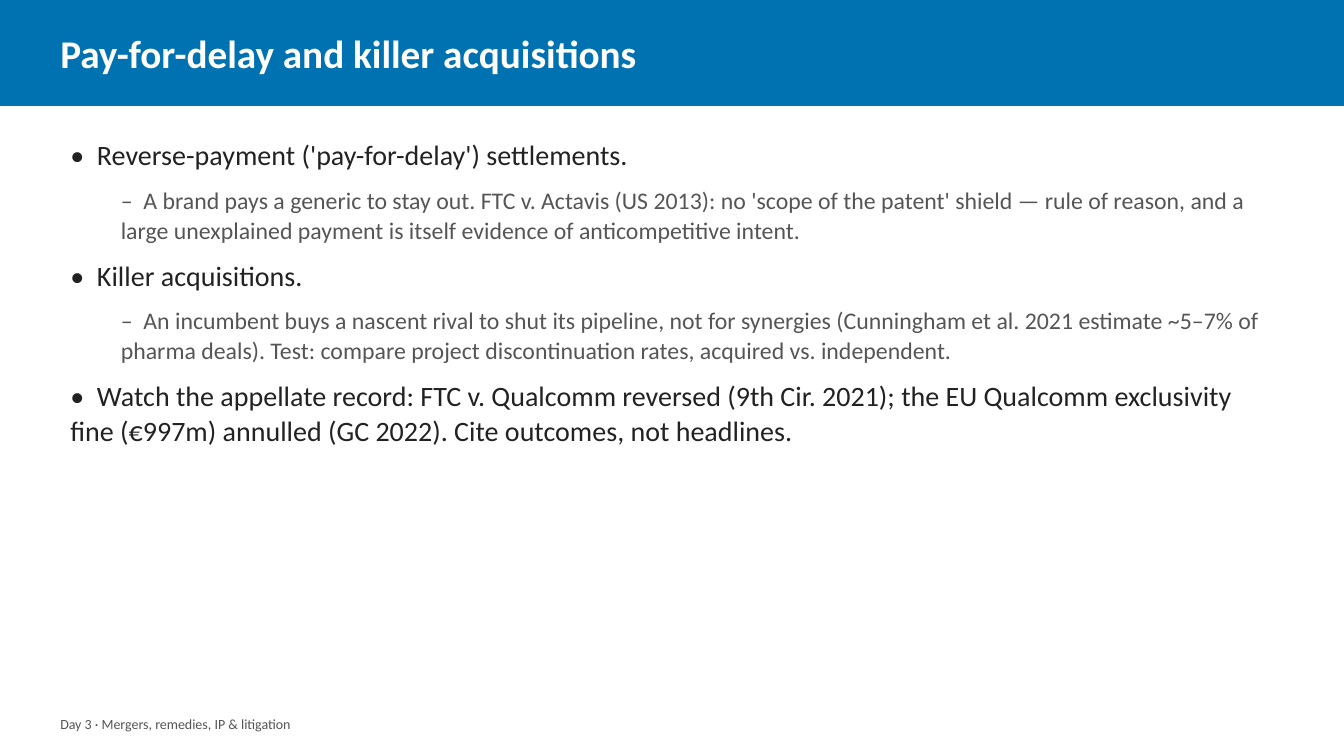
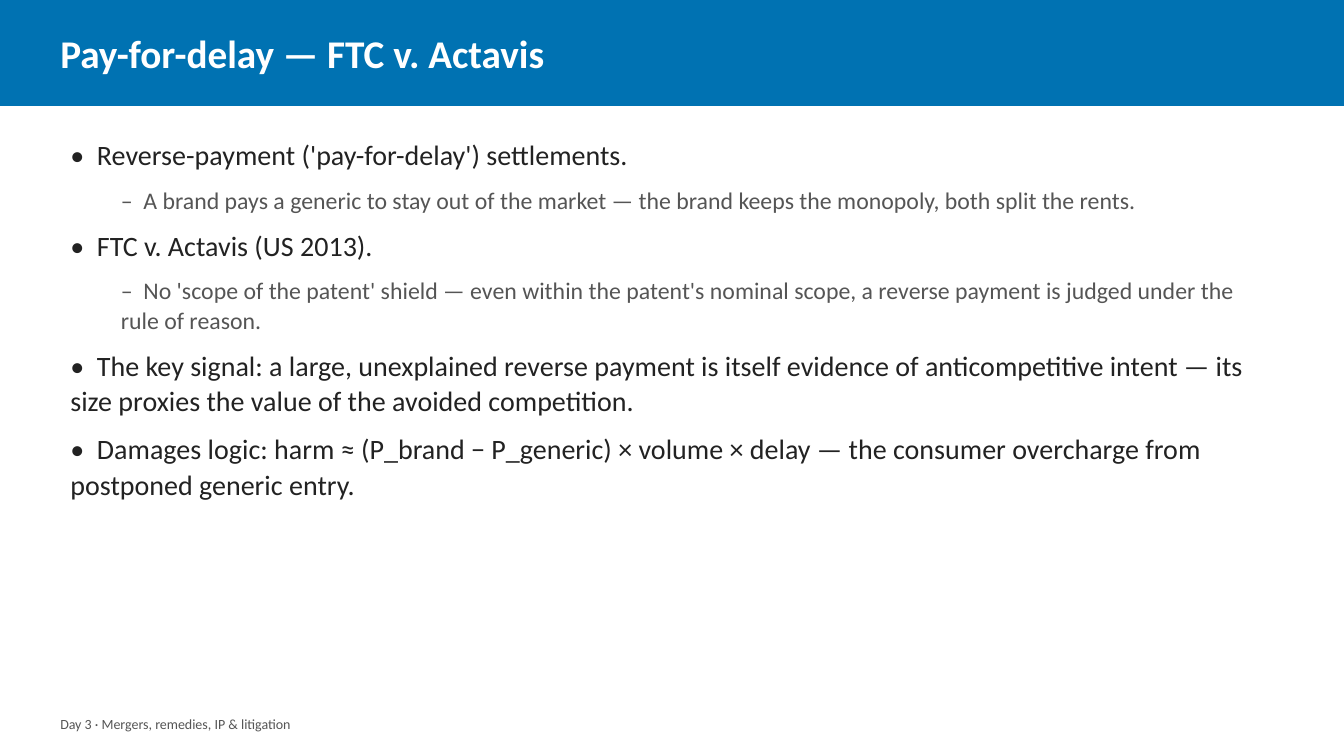
Before and after one commit to laurencehw/antitrust-methods, a slide deck: slide 30 of teaching/slides/day3_mergers_remedies_litigation.pptx (slide 15 before the commit). Drawn at 1344x756 pixels with LibreOffice and Linux fonts; fonts in the diff are those of the drawing. Boxes give left, top, right and bottom in pixels: in the first picture for what was removed or moved away, otherwise in the second. Text is boxed around its words. In the diff, an @@ line names an element or a change of style, - is before the commit and + after.

```diff
--- a/teaching/slides/day3_mergers_remedies_litigation.pptx
+++ b/teaching/slides/day3_mergers_remedies_litigation.pptx
@@ text at (60,40,544,74): text changed @@
-Pay-for-delay and killer acquisitions
+Pay-for-delay — FTC v. Actavis
@@ text at (70,192,1243,500): text changed; size 17 to 20 pt; text colour #555555 to #222222 @@
-  – A brand pays a generic to stay out. FTC v. Actavis (US 2013): no 'scope of the patent' shield — rule of reason, and a large unexplained payment is itself evidence of anticompetitive intent.
-• Killer acquisitions.
-  – An incumbent buys a nascent rival to shut its pipeline, not for synergies (Cunningham et al. 2021 estimate ~5–7% of pharma deals). Test: compare project discontinuation rates, acquired vs. independent.
-• Watch the appellate record: FTC v. Qualcomm reversed (9th Cir. 2021); the EU Qualcomm exclusivity fine (€997m) annulled (GC 2022). Cite outcomes, not headlines.
+  – A brand pays a generic to stay out of the market — the brand keeps the monopoly, both split the rents.
+• FTC v. Actavis (US 2013).
+  – No 'scope of the patent' shield — even within the patent's nominal scope, a reverse payment is judged under the rule of reason.
+• The key signal: a large, unexplained reverse payment is itself evidence of anticompetitive intent — its size proxies the value of the avoided competition.
+• Damages logic: harm ≈ (P_brand − P_generic) × volume × delay — the consumer overcharge from postponed generic entry.
```
Also in this commit, not shown: 17 other slides changed, 30 slides added, 5 other files.
